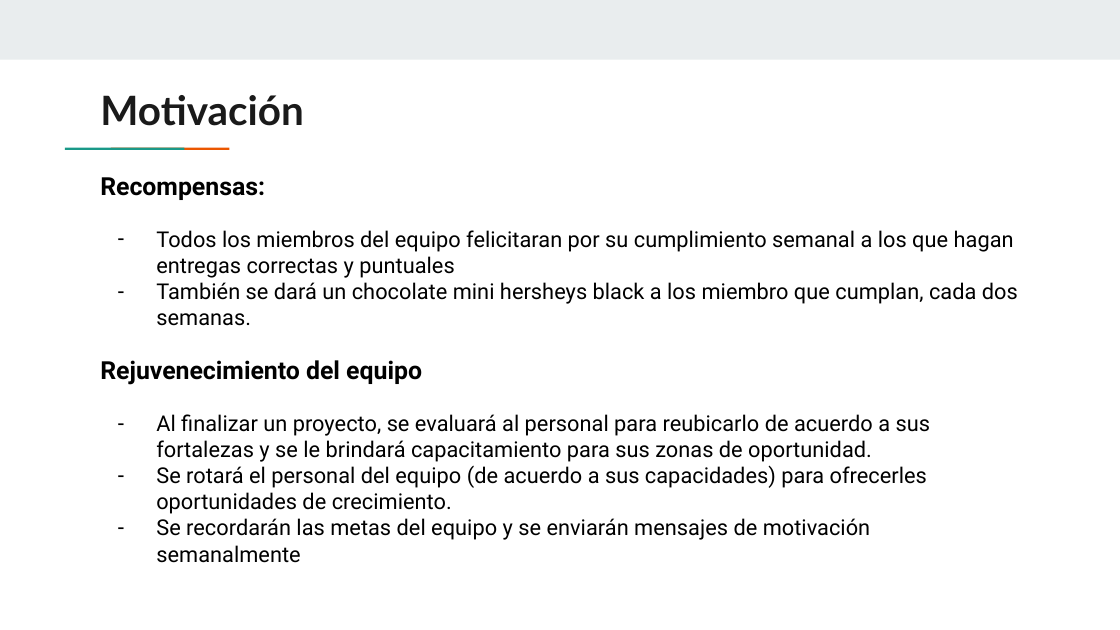
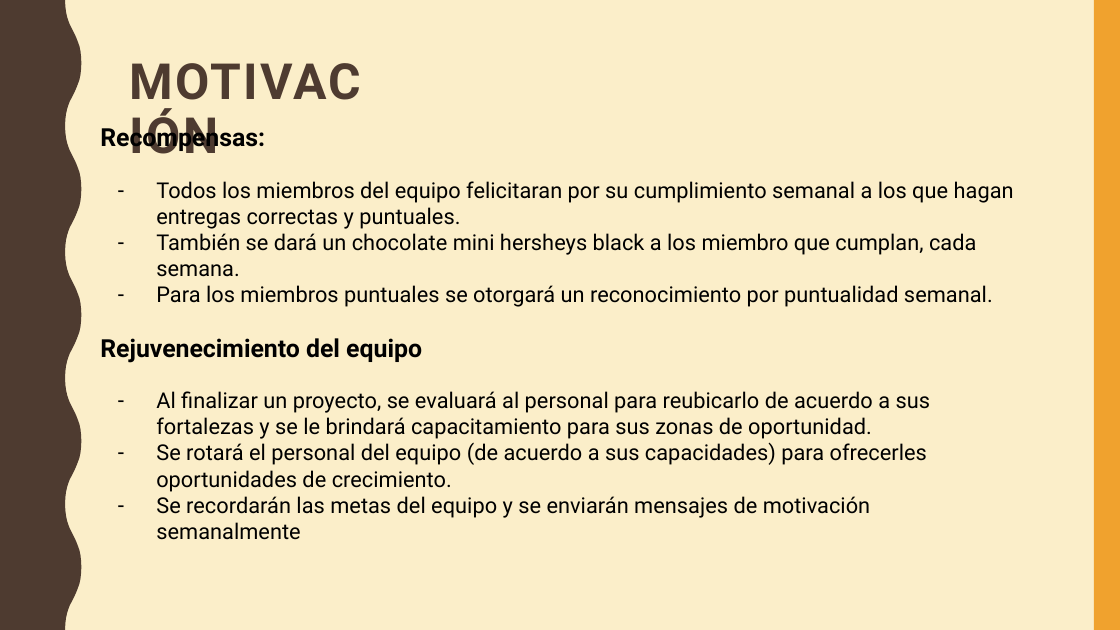
Before and after one commit to lagis/DEUV, a slide deck: slide 4 of Estrategia de equipo de alto desempeño.pptx. Drawn at 1120x630 pixels with LibreOffice and Linux fonts; fonts in the diff are those of the drawing. Boxes give left, top, right and bottom in pixels: in the first picture for what was removed or moved away, otherwise in the second. Text is boxed around its words. In the diff, an @@ line names an element or a change of style, - is before the commit and + after.

Commit message:
Equipo del alto rendimiento

```diff
--- a/Estrategia de equipo de alto desempeño.pptx
+++ b/Estrategia de equipo de alto desempeño.pptx
@@ background #FFFFFF to #FBEEC9 @@
@@ rectangle removed at [0,0,1120,59] @@
@@ freeform shape added at [0,0,82,629], fill #4E3B30 @@
@@ rectangle added at [1094,0,1120,629], fill #F0A22E @@
@@ text "Recompensas:": place and size @@
-text "Recompensas:" at [100,177,1018,563]
+text "Recompensas:" at [100,124,1014,540]
@@ title at [100,95,304,126]: text changed; size 26 to 32 pt; font Lato to Roboto; text colour #1A1A1A to #4E3B30 @@
-Motivación
+MOTIVACIÓN
@@ rectangle removed at [102,146,148,151] @@
@@ rectangle removed at [147,146,193,151] @@
@@ text at [156,181,1014,307]: text changed @@
-– Todos los miembros del equipo felicitaran por su cumplimiento semanal a los que hagan entregas correctas y puntuales
-– También se dará un chocolate mini hersheys black a los miembro que cumplan, cada dos semanas.
+– Todos los miembros del equipo felicitaran por su cumplimiento semanal a los que hagan entregas correctas y puntuales.
+– También se dará un chocolate mini hersheys black a los miembro que cumplan, cada semana.
+– Para los miembros puntuales se otorgará un reconocimiento por puntualidad semanal.
```
Also in this commit, not shown: 3 other slides changed, 1 slide added, 1 slide removed, 1 other file.
